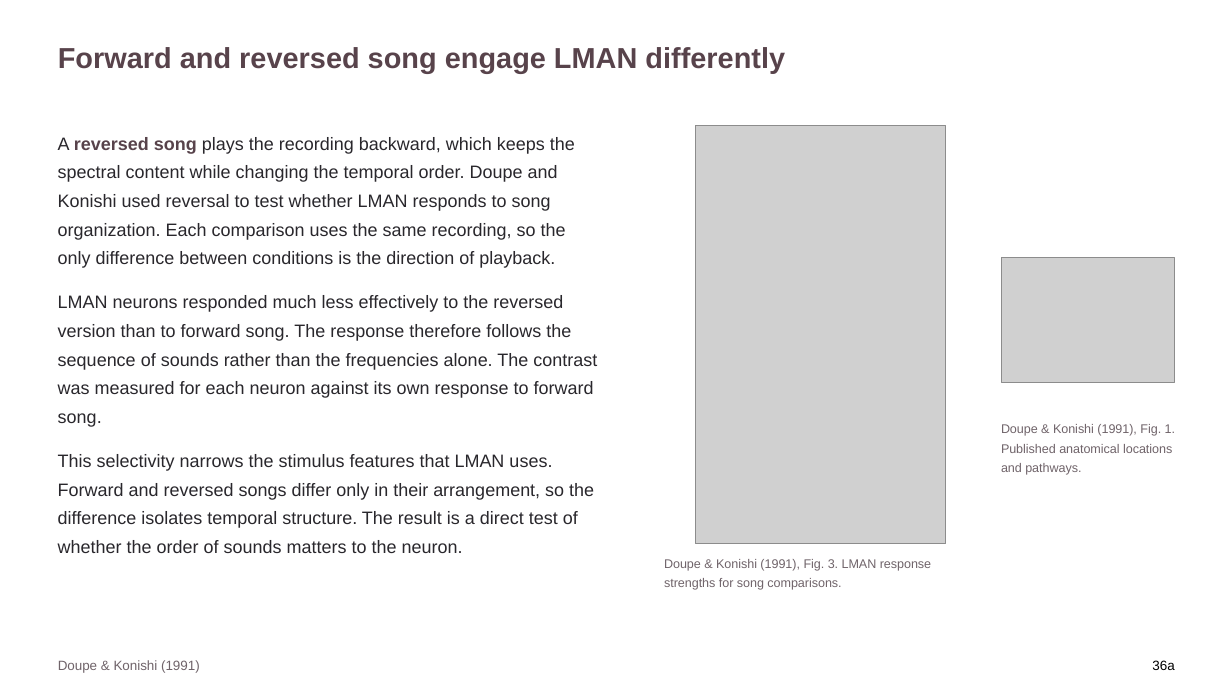
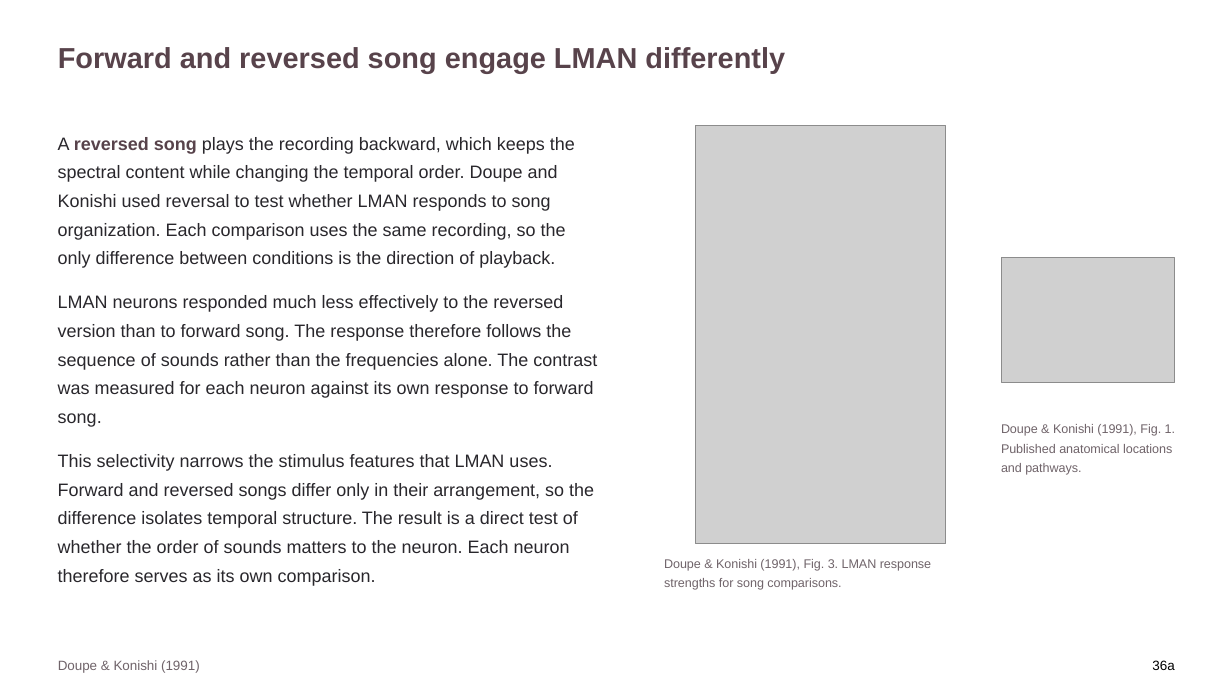
Before and after one commit to jordanxxlopez/NEUROETHOLOGY, a slide deck: slide 48 of scaffolded/Neuroethology_Lecture33_FA2026_SCAFFOLDED.pptx. Drawn at 1232x693 pixels with LibreOffice and Linux fonts; fonts in the diff are those of the drawing; grey boxes stand for pictures. Boxes give left, top, right and bottom in pixels: in the first picture for what was removed or moved away, otherwise in the second. Text is boxed around its words. In the diff, an @@ line names an element or a change of style, - is before the commit and + after.

```diff
--- a/scaffolded/Neuroethology_Lecture33_FA2026_SCAFFOLDED.pptx
+++ b/scaffolded/Neuroethology_Lecture33_FA2026_SCAFFOLDED.pptx
@@ text at box(58, 454, 594, 586): text changed @@
-This selectivity narrows the stimulus features that LMAN uses. Forward and reversed songs differ only in their arrangement, so the difference isolates temporal structure. The result is a direct test of whether the order of sounds matters to the neuron.
+This selectivity narrows the stimulus features that LMAN uses. Forward and reversed songs differ only in their arrangement, so the difference isolates temporal structure. The result is a direct test of whether the order of sounds matters to the neuron. Each neuron therefore serves as its own comparison.
```
Also in this commit, not shown: 46 other slides changed, 6 other files.
